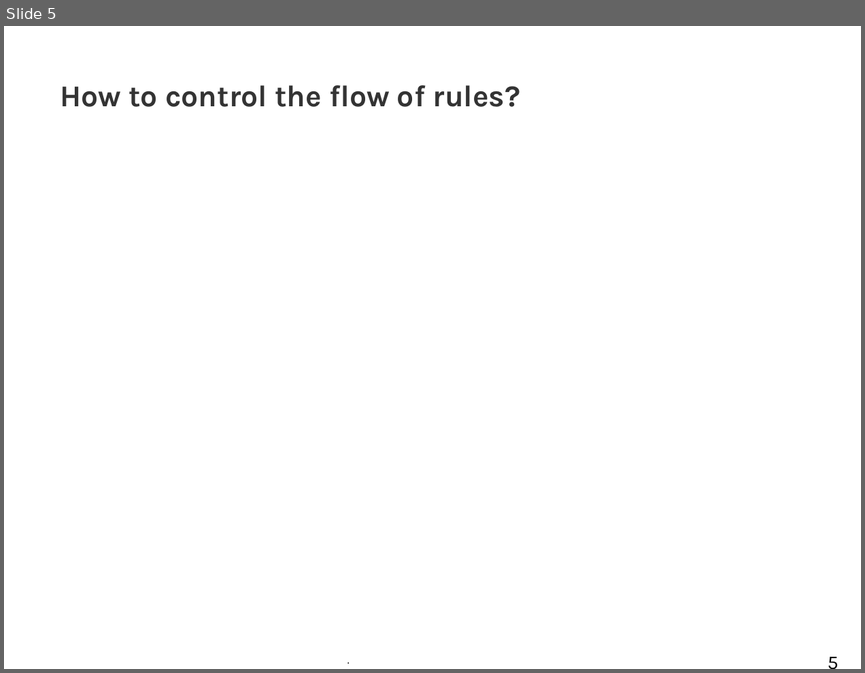
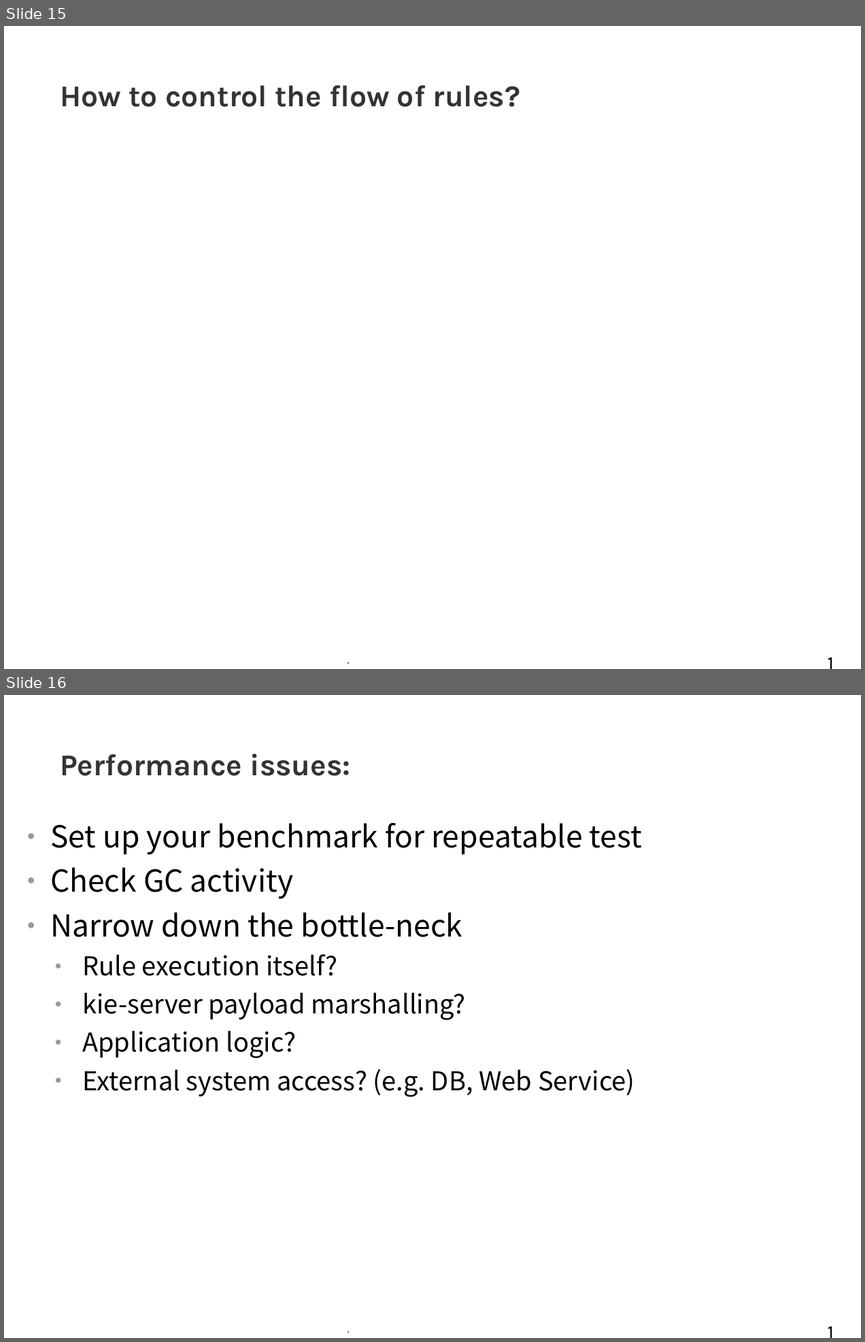
Before and after one commit to tkobayas/kie-live, a slide deck: 2021_Drools_trouble_shooting.odp. Shown one above the other, each under a label of ours: slide 5 before the commit, slides 15 and 16 after it. The pictures are 865x673 and 865x1342 pixels, drawn with LibreOffice and Linux fonts; fonts in the diff are those of the drawing; background and template pictures are left out. Boxes give left, top, right and bottom in pixels: in the first picture for what was removed or moved away, otherwise in the second. Text is boxed around its words. In the diff, an @@ line names an element or a change of style, - is before the commit and + after.

```diff
--- a/2021_Drools_trouble_shooting.odp
+++ b/2021_Drools_trouble_shooting.odp
@@ slide 16 added at box(4, 695, 861, 1338), background #FFFFFF; not listed: 2 template elements that a slide beside it also shows @@
@@ title added at box(60, 753, 351, 776), 28 pt, text #333333, bold @@
+Performance issues:
@@ text added at box(50, 823, 642, 1097), 24 pt, text #000000 @@
+● Set up your benchmark for repeatable test
+● Check GC activity
+● Narrow down the bottle-neck
+  ● Rule execution itself?
+  ● kie-server payload marshalling?
+  ● Application logic?
+  ● External system access? (e.g. DB, Web Service)
@@ what was slide 5 is now slide 15 @@
@@ page number at box(815, 638, 852, 669): text changed @@
-5
+15
```
Also in this commit, not shown: 5 slides changed, 10 other slides added, 1 slide removed, 8 other files.
